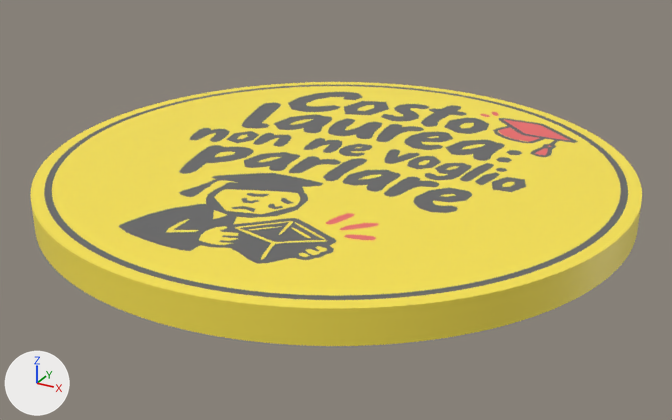
Renders of the glTF model public/products/sottobicchiere-costo-laurea.glb from each side of a commit.
Before and after are seen from a 50 mm camera at (0.0539, -0.098, 0.0464) aimed at (0.0008, -0.0015, -0.0019). Lighting does not change. The marker at lower left points along +X, +Y and +Z. The first picture is the older version. Where no turn or scale is listed for an object, it has been applied to the vertices. Vertices at exactly the same position are counted once.

Names of what the first picture shows: 'coaster_accent', 'coaster_base', 'coaster_ink'.
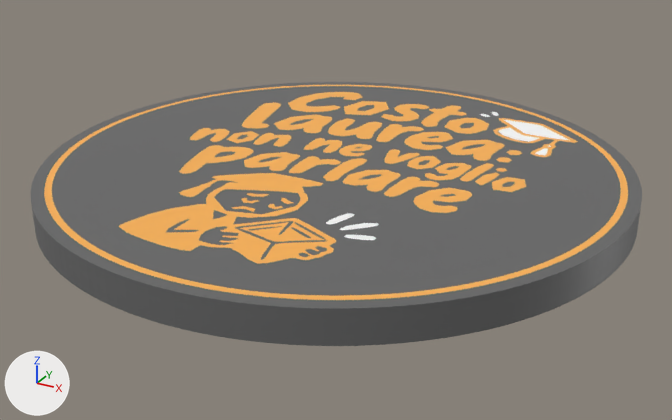
The change in detail:
me_coaster_base has 4168 vertices, 8334 faces and spans x -0.0375..0.0375, y -0.0375..0.0375, z 0.0..0.004.
me_coaster_base is used by ob_coaster_base; location (0.0, 0.0, 0.0).
me_coaster_base part 1: 8334 faces centred in x -0.0375..0.0375, y -0.0375..0.0375, z 0.0..0.004 are repainted in the vertex colours; the middle colour goes from yellow #fde751 to dark grey #666666.
me_coaster_ink has 3920 vertices, 7796 faces and spans x -0.0359..0.0359, y -0.0359..0.0359, z 0.0034..0.004.
me_coaster_ink is used by ob_coaster_ink; location (0.0, 0.0, 0.0).
me_coaster_ink part 2: 7796 faces centred in x -0.0359..0.0359, y -0.0359..0.0359, z 0.0034..0.004 are repainted in the vertex colours; the middle colour goes from dark grey #666666 to orange #fcb353.
me_coaster_accent has 296 vertices, 552 faces and spans x 0.0079..0.0239, y -0.0191..0.0301, z 0.0034..0.004.
me_coaster_accent is used by ob_coaster_accent; location (0.0, 0.0, 0.0).
me_coaster_accent part 3: 552 faces centred in x 0.008..0.0239, y -0.0191..0.03, z 0.0034..0.004 are repainted in the vertex colours; the middle colour goes from red #ef6c6c to white #ffffff.

Where the change shows, as pixel boxes [x1, y1, x2, y2] in the pictures (672 x 420 px):
part 1 of me_coaster_base, recoloured (yellow to dark grey)
    both: [30, 82, 642, 346]
part 2 of me_coaster_ink, recoloured (dark grey to orange)
    both: [44, 85, 628, 300]
part 3 of me_coaster_accent, recoloured
    both: [326, 112, 570, 240]
